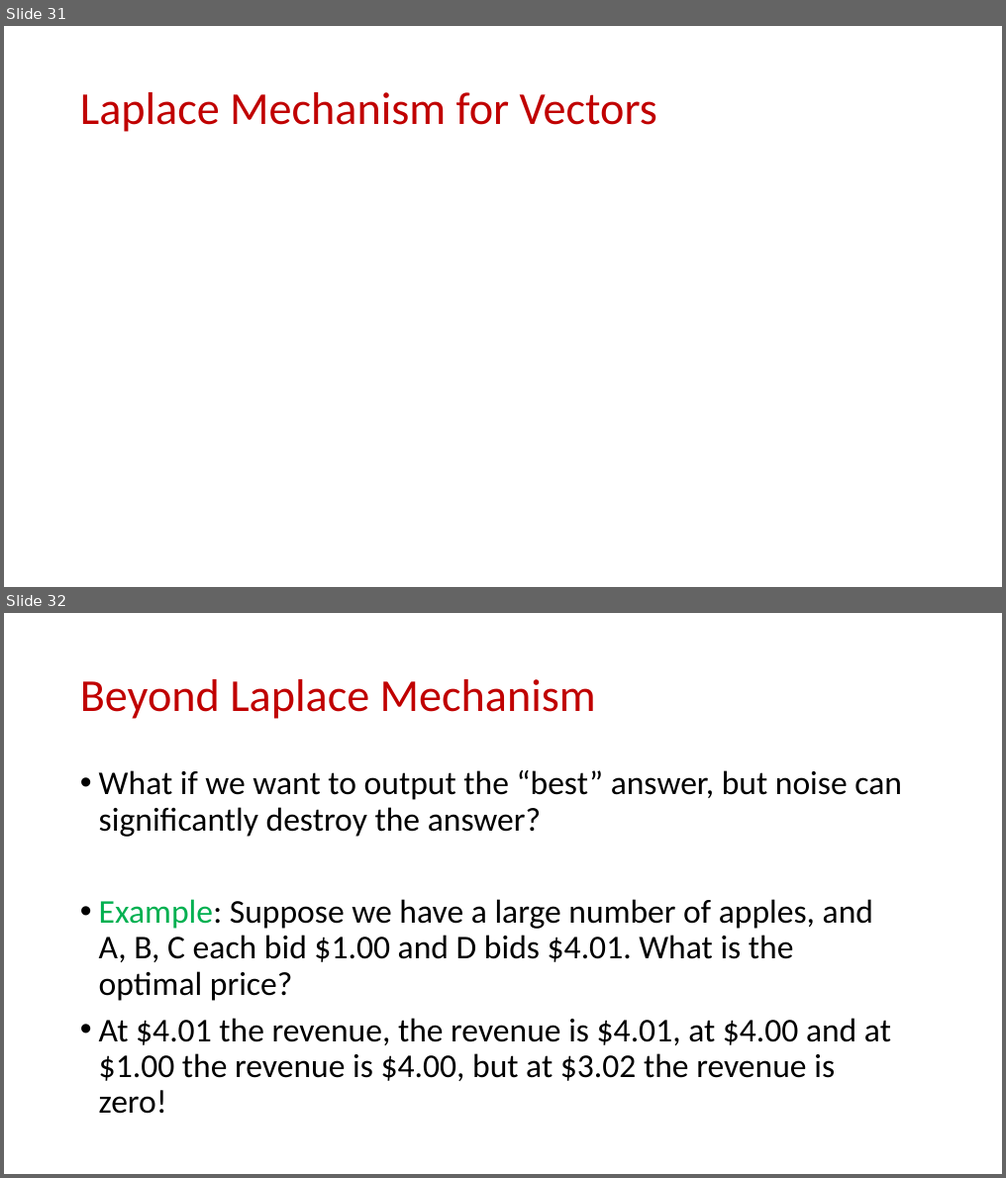
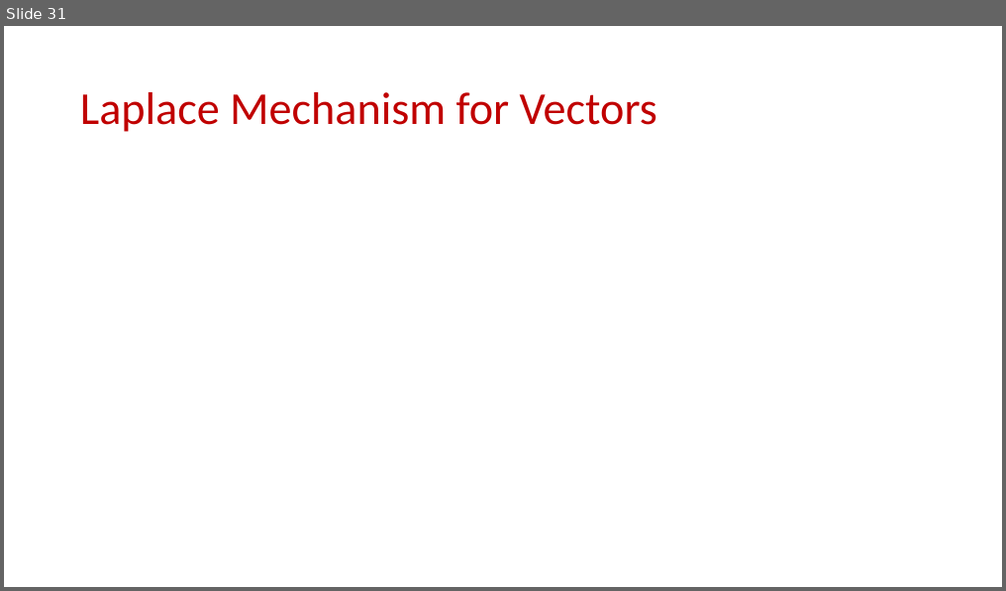
Before and after one commit to samsonzhou/samsonzhou.github.io, a slide deck: CSCE658-S24/L20.pptx. Shown one above the other, each under a label of ours: slides 31 and 32 before the commit, slide 31 after it. The pictures are 1006x1178 and 1006x591 pixels, drawn with LibreOffice and Linux fonts; fonts in the diff are those of the drawing; grey boxes stand for pictures. Boxes give left, top, right and bottom in pixels: in the first picture for what was removed or moved away, otherwise in the second. Text is boxed around its words. In the diff, an @@ line names an element or a change of style, - is before the commit and + after.

```diff
--- a/CSCE658-S24/L20.pptx
+++ b/CSCE658-S24/L20.pptx
@@ slide 32 removed at (x1=4, y1=613, x2=1002, y2=1174), background #FFFFFF @@
@@ title removed at (x1=80, y1=679, x2=596, y2=719) @@
-Beyond Laplace Mechanism
@@ text removed at (x1=99, y1=770, x2=902, y2=1114) @@
-• What if we want to output the “best” answer, but noise can significantly destroy the answer?
-• Example: Suppose we have a large number of apples, and A, B, C each bid $1.00 and D bids $4.01. What is the optimal price?
-• At $4.01 the revenue, the revenue is $4.01, at $4.00 and at $1.00 the revenue is $4.00, but at $3.02 the revenue is zero!
```
Also in this commit, not shown: 7 other slides removed, 4 other files.
